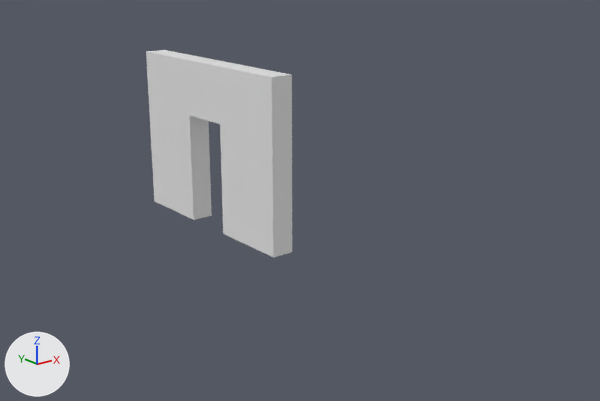
A saved change to the Blender file vongott/Assets/Mesh/Shapes/walls.blend.
Both versions are drawn from a 50 mm lens placed at (-7.93, -12.37, 3.53), pointed at (1.01, -1.19, -0.94). Every picture has the same lights, and +X, +Y and +Z are marked at lower left.

Objects in the first picture: 'shape_wall_door_single'.
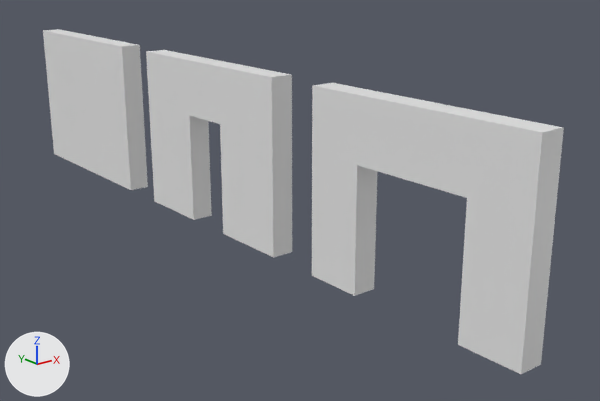
The newer file is also turned or shifted as a whole; pictures and numbers use the older file's frame.

Where the change shows, as pixel boxes (x1, y1, x2, y2) in the pictures (600 x 401 px):
'shape_wall_door_double', added: after (312, 83, 564, 374)
'shape_wall_basic', added: after (43, 29, 148, 190)

The change, as a diff of the scene's bpy script:
```diff
--- a/vongott/Assets/Mesh/Shapes/walls.blend.py
+++ b/vongott/Assets/Mesh/Shapes/walls.blend.py
@@ mat_clengreystret_b_0_png @@
+mat_clengreystret_b_0_png = principled_material('ClenGreyStret_B_0.png')
+mat_clengreystret_b_0_png.base_color = (0.8, 0.8, 0.8)  # white #e7e7e7
@@ me_cube_000 @@
+me_cube_000.from_pydata(...)  # a box spanning x -0.2..0.2, y 0.0..3.0, z -2.0..2.0
+me_cube_000.materials.append(mat_clengreystret_b_0_png)  # its picture is missing
@@ me_cube_001 @@
+me_cube_001.from_pydata(...)  # 24 vertices, 22 faces; spans x -0.2..0.2, y 0.0..3.0, z -2.0..2.0
+me_cube_001.materials.append(mat_clengreystret_b_0_png)  # its picture is missing
@@ ob_shape_wall_basic @@
+ob_shape_wall_basic = bpy.data.objects.new('shape_wall_basic', me_cube_000)
+ob_shape_wall_basic.location = (0.0, 5.0, -1.5)
+ob_shape_wall_basic.rotation_euler = (1.571, 0.0, 0.0)  # degrees (90, 0, 0)
@@ ob_shape_wall_door_double @@
+ob_shape_wall_door_double = bpy.data.objects.new('shape_wall_door_double', me_cube_001)
+ob_shape_wall_door_double.location = (0.0, -5.0, -1.5)
+ob_shape_wall_door_double.rotation_euler = (1.571, 0.0, 0.0)  # degrees (90, 0, 0)
```
